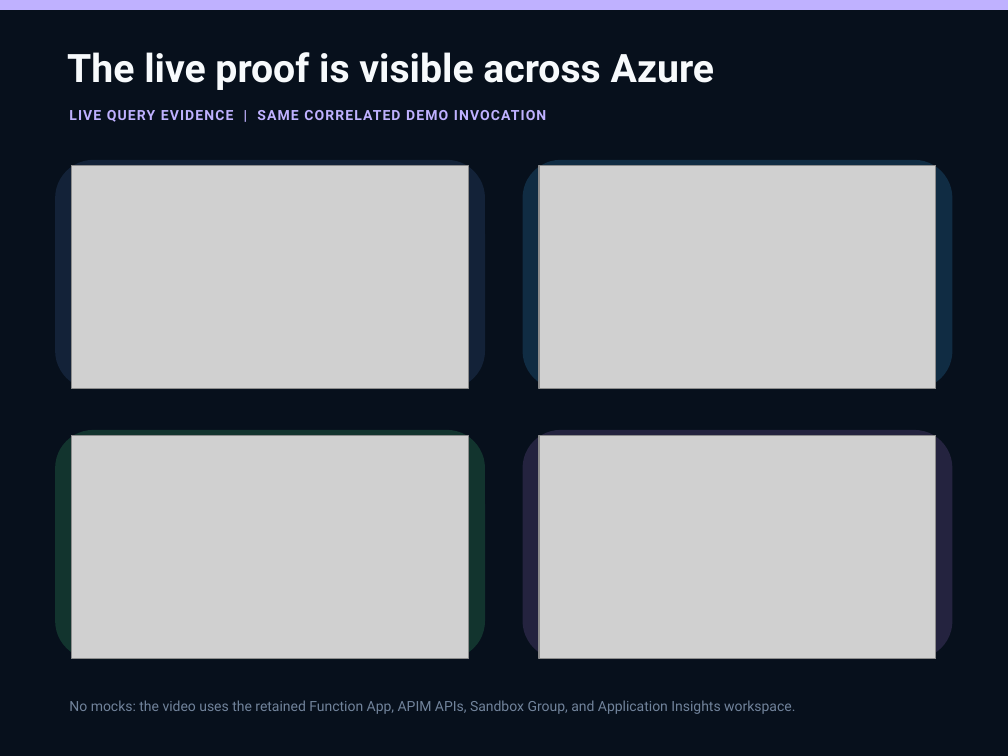
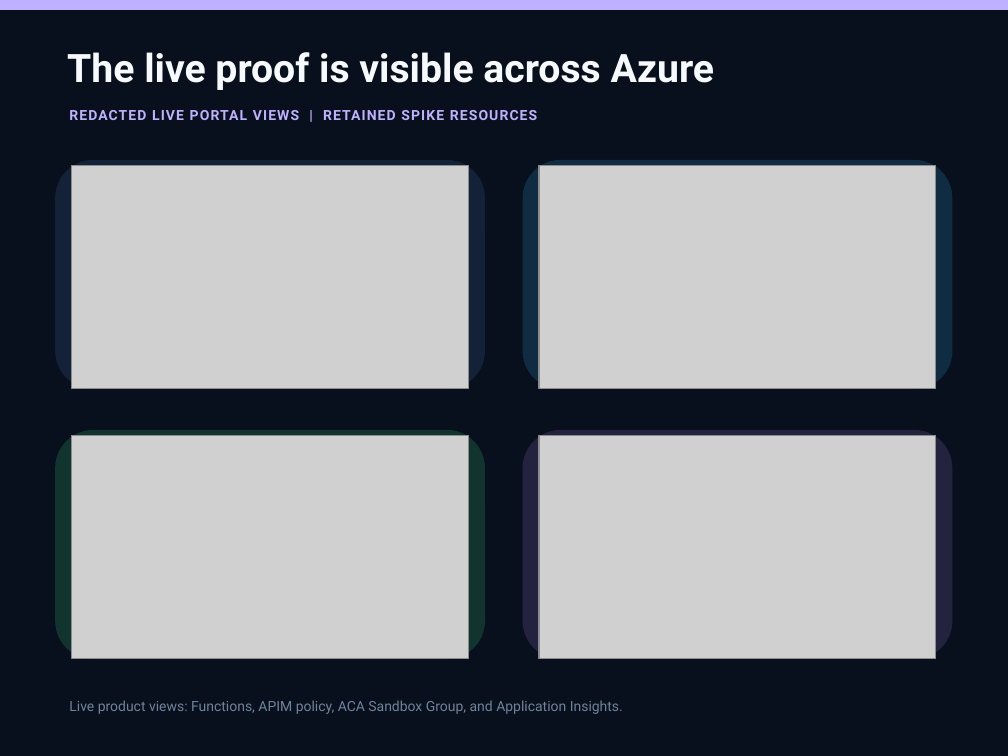
Before and after one commit to Azure/azure-functions-agents-runtime, a slide deck: slide 5 of docs/demo/hybrid-sandbox-leadership/hybrid-sandbox-leadership-demo.pptx. Drawn at 1008x756 pixels with LibreOffice and Linux fonts; fonts in the diff are those of the drawing; grey boxes stand for pictures. Boxes give left, top, right and bottom in pixels: in the first picture for what was removed or moved away, otherwise in the second. Text is boxed around its words. In the diff, an @@ line names an element or a change of style, - is before the commit and + after.

```diff
--- a/docs/demo/hybrid-sandbox-leadership/hybrid-sandbox-leadership-demo.pptx
+++ b/docs/demo/hybrid-sandbox-leadership/hybrid-sandbox-leadership-demo.pptx
@@ text at [69,110,537,120]: text changed @@
-LIVE QUERY EVIDENCE | SAME CORRELATED DEMO INVOCATION
+REDACTED LIVE PORTAL VIEWS | RETAINED SPIKE RESOURCES
@@ text at [69,700,623,714]: text changed @@
-No mocks: the video uses the retained Function App, APIM APIs, Sandbox Group, and Application Insights workspace.
+Live product views: Functions, APIM policy, ACA Sandbox Group, and Application Insights.
```
